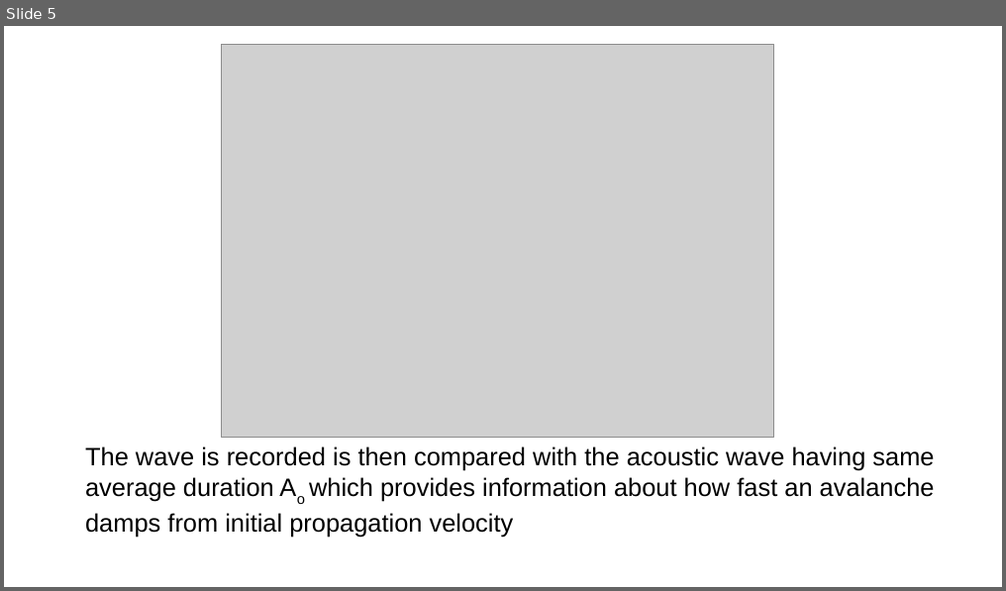
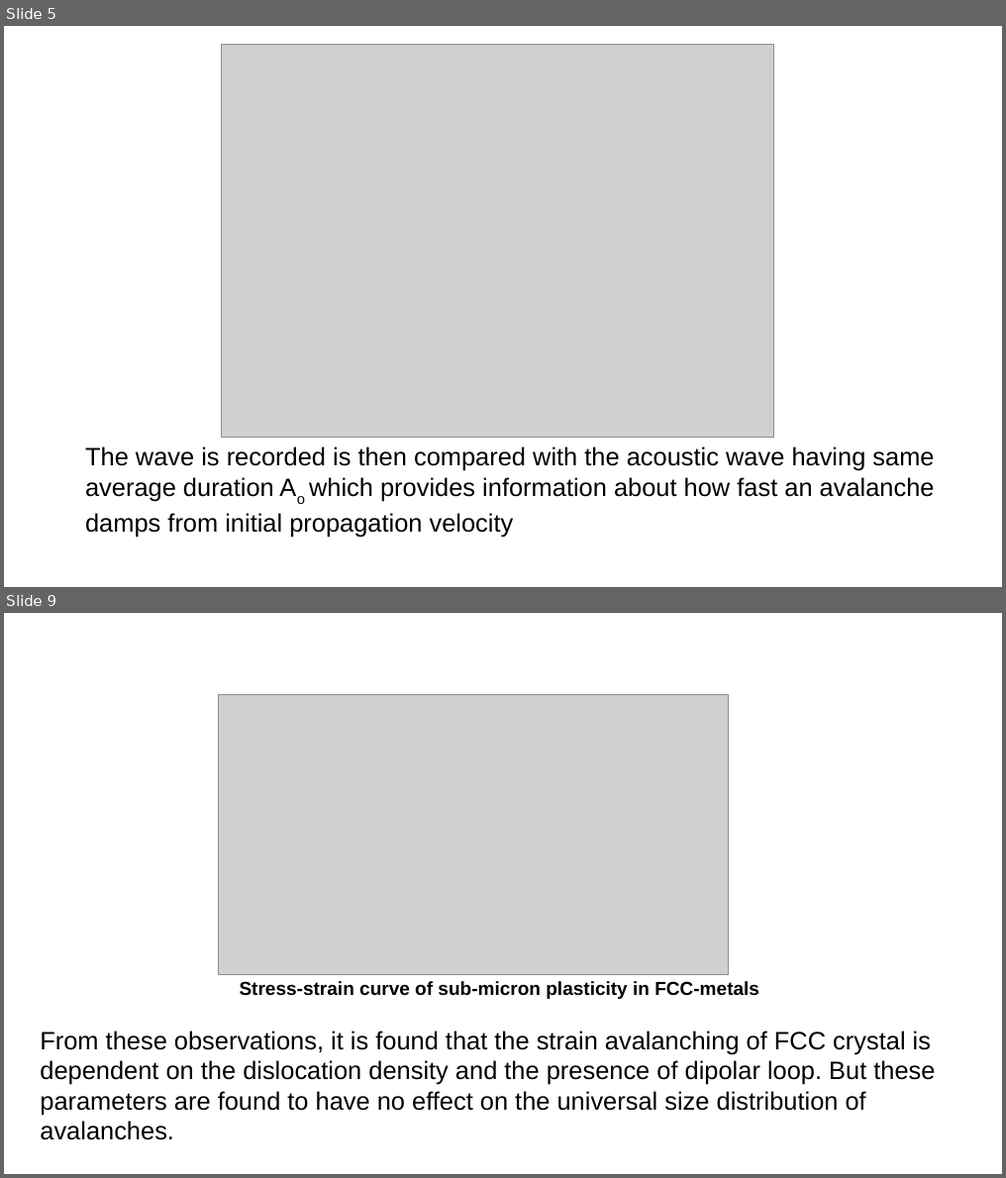
Before and after one commit to ARUN-PRAKASH-95/Journal-club, a slide deck: Presentation/Journalclub.odp. Shown one above the other, each under a label of ours: slide 5 before the commit, slides 5 and 9 after it; the slides between them are not shown. The pictures are 1006x591 and 1006x1178 pixels, drawn with LibreOffice and Linux fonts; fonts in the diff are those of the drawing; grey boxes stand for pictures. Boxes give left, top, right and bottom in pixels: in the first picture for what was removed or moved away, otherwise in the second. Text is boxed around its words. In the diff, an @@ line names an element or a change of style, - is before the commit and + after.

```diff
--- a/Presentation/Journalclub.odp
+++ b/Presentation/Journalclub.odp
@@ slide 9 added at [4, 613, 1002, 1174], background #FFFFFF @@
@@ picture added at [218, 694, 729, 975] @@
@@ text added at [240, 981, 759, 999], 15 pt, text #000000, bold @@
+Stress-strain curve of sub-micron plasticity in FCC-metals
@@ text added at [40, 1031, 935, 1141], 20 pt, text #000000 @@
+From these observations, it is found that the strain avalanching of FCC crystal is dependent on the dislocation density and the presence of dipolar loop. But these parameters are found to have no effect on the universal size distribution of avalanches.
```
Also in this commit, not shown: 2 slides changed, 6 other slides added, 3 other files.
